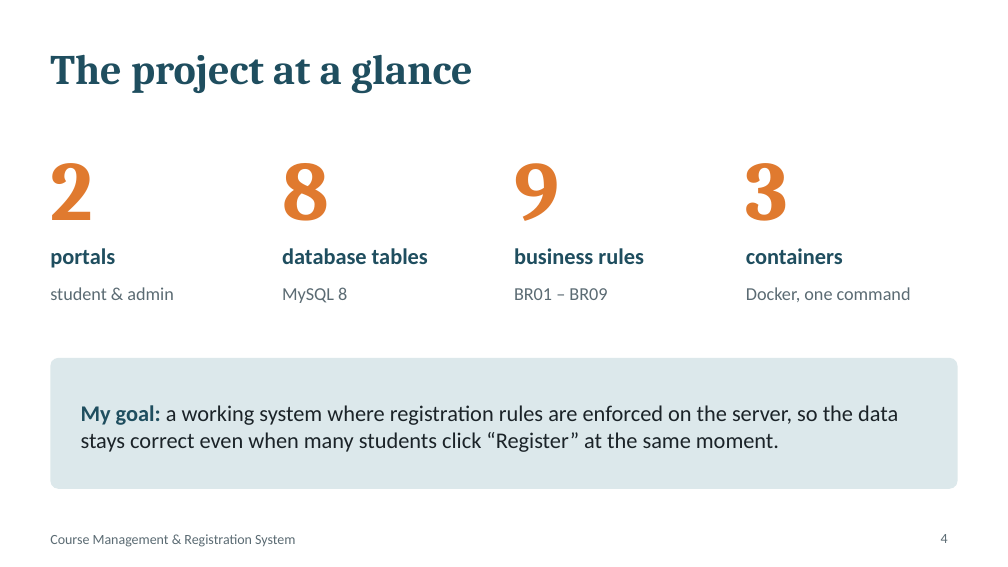
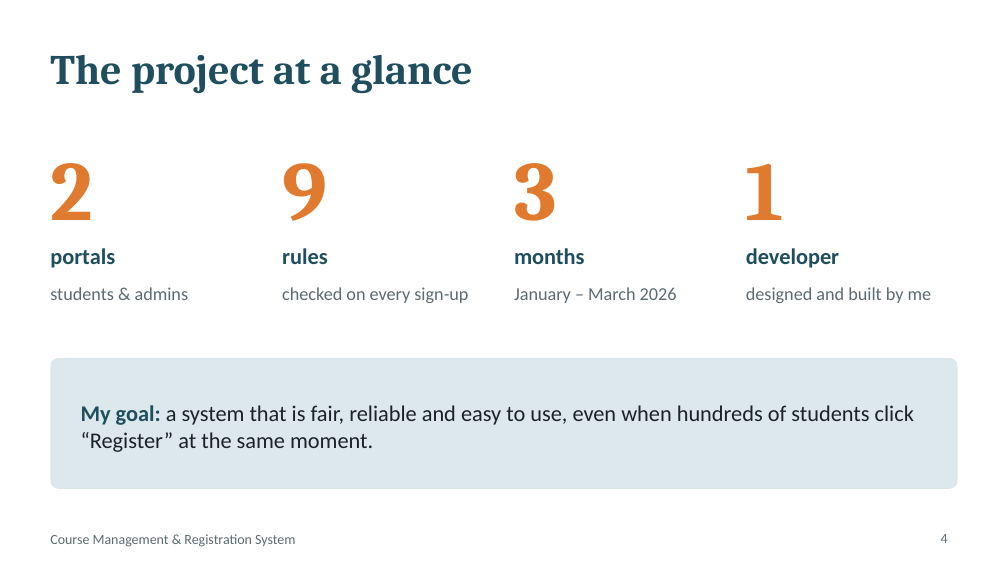
Before and after one commit to JustALog/Course-management-system, a slide deck: slide 4 of report/presentation.pptx. Drawn at 1008x567 pixels with LibreOffice and Linux fonts; fonts in the diff are those of the drawing. Boxes give left, top, right and bottom in pixels: in the first picture for what was removed or moved away, otherwise in the second. Text is boxed around its words. In the diff, an @@ line names an element or a change of style, - is before the commit and + after.

```diff
--- a/report/presentation.pptx
+++ b/report/presentation.pptx
@@ text at [282,163,327,221]: text changed @@
-8
+9
@@ text at [514,163,557,221]: text changed @@
-9
+3
@@ text at [746,163,784,220]: text changed @@
-3
+1
@@ text at [282,248,328,264]: text changed @@
-database tables
+rules
@@ text at [514,248,585,264]: text changed @@
-business rules
+months
@@ text at [746,248,839,268]: text changed @@
-containers
+developer
@@ text at [50,287,189,300]: text changed @@
-student & admin
+students & admins
@@ text at [282,287,468,303]: text changed @@
-MySQL 8
+checked on every sign-up
@@ text at [514,287,677,303]: text changed @@
-BR01 – BR09
+January – March 2026
@@ text at [746,287,932,303]: text changed @@
-Docker, one command
+designed and built by me
@@ text at [81,405,914,452]: text changed @@
-My goal: a working system where registration rules are enforced on the server, so the data stays correct even when many students click “Register” at the same moment.
+My goal: a system that is fair, reliable and easy to use, even when hundreds of students click “Register” at the same moment.
```
Also in this commit, not shown: 6 other slides changed, 2 slides added, 5 slides removed, 5 other files.
